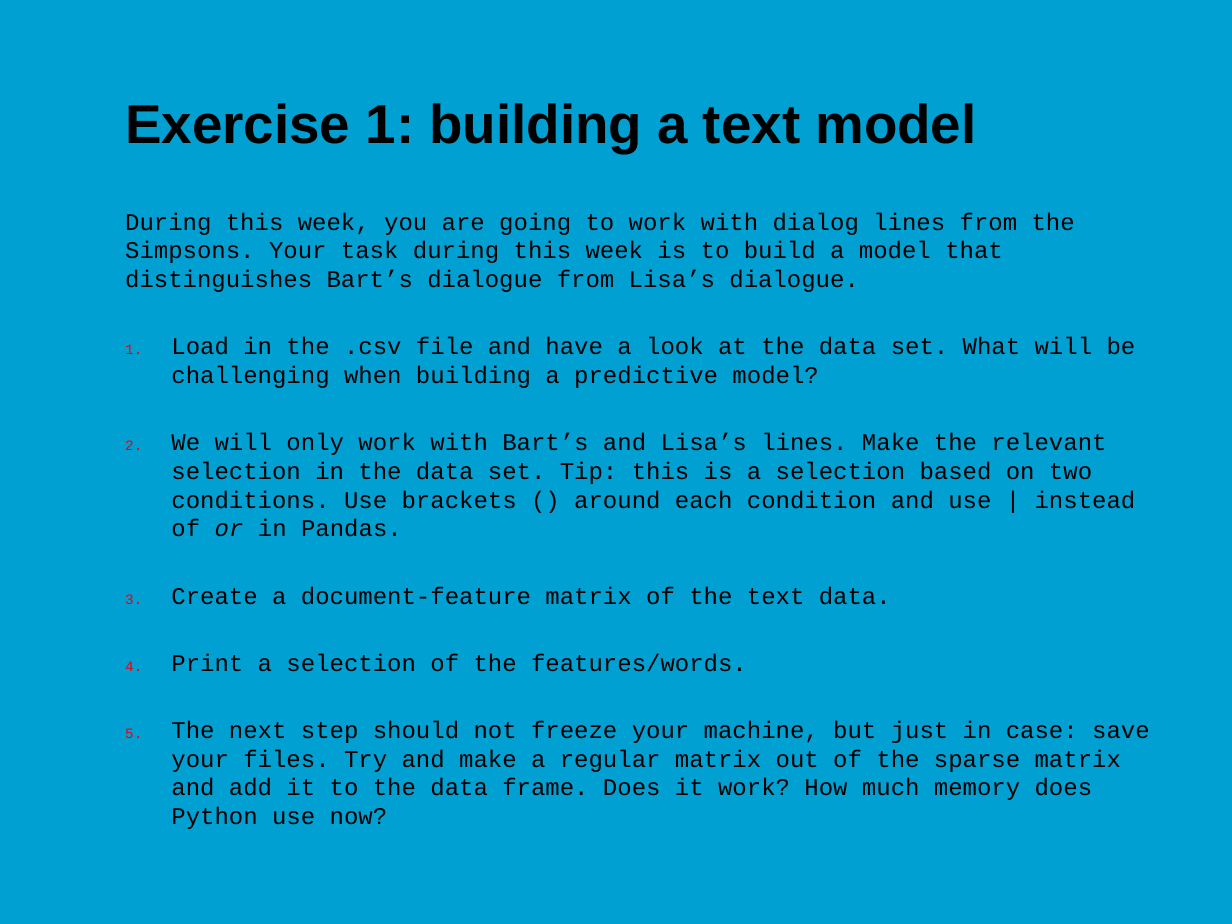
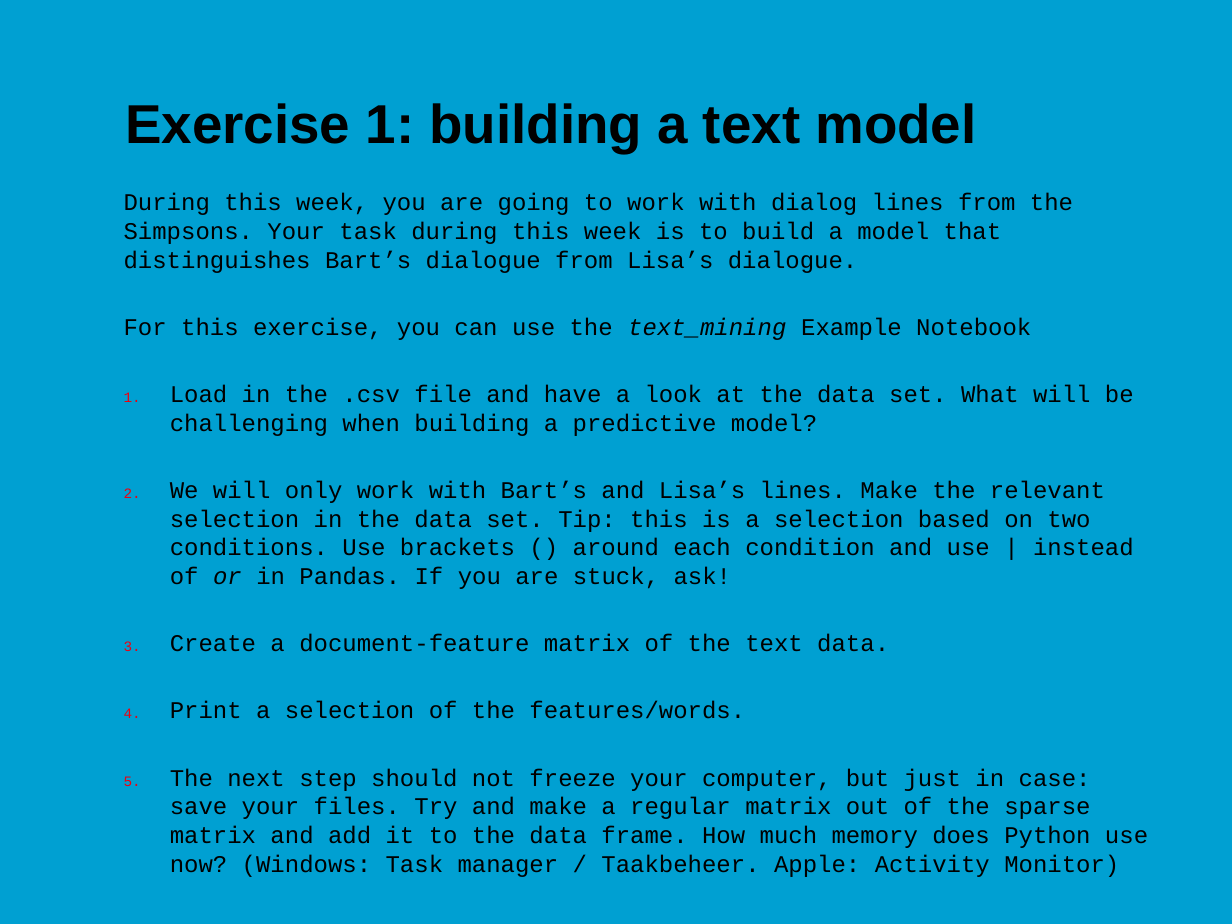
Before and after one commit to jonasmoons/data-driven-learning, a slide deck: slide 13 of slides/Week 6 - text mining.pptx (slide 11 before the commit). Drawn at 1232x924 pixels with LibreOffice and Linux fonts; fonts in the diff are those of the drawing; background and template pictures are left out. Boxes give left, top, right and bottom in pixels: in the first picture for what was removed or moved away, otherwise in the second. Text is boxed around its words. In the diff, an @@ line names an element or a change of style, - is before the commit and + after.

```diff
--- a/slides/Week 6 - text mining.pptx
+++ b/slides/Week 6 - text mining.pptx
@@ text "During this week, you are ...": place and size @@
-text "During this week, you are ..." at (125,212,1150,829)
+text "During this week, you are ..." at (124,193,1148,877)
@@ text at (124,317,1031,340): paragraph added @@
+For this exercise, you can use the text_mining Example Notebook
@@ text at (170,480,1134,589): text changed @@
-2. We will only work with Bart’s and Lisa’s lines. Make the relevant selection in the data set. Tip: this is a selection based on two conditions. Use brackets () around each condition and use | instead of or in Pandas.
+2. We will only work with Bart’s and Lisa’s lines. Make the relevant selection in the data set. Tip: this is a selection based on two conditions. Use brackets () around each condition and use | instead of or in Pandas. If you are stuck, ask!
@@ text at (170,768,1148,877): text changed @@
-5. The next step should not freeze your machine, but just in case: save your files. Try and make a regular matrix out of the sparse matrix and add it to the data frame. Does it work? How much memory does Python use now?
+5. The next step should not freeze your computer, but just in case: save your files. Try and make a regular matrix out of the sparse matrix and add it to the data frame. How much memory does Python use now? (Windows: Task manager / Taakbeheer. Apple: Activity Monitor)
```
Also in this commit, not shown: 12 other slides changed, 2 slides added, 1 slide removed, 3 other files.
